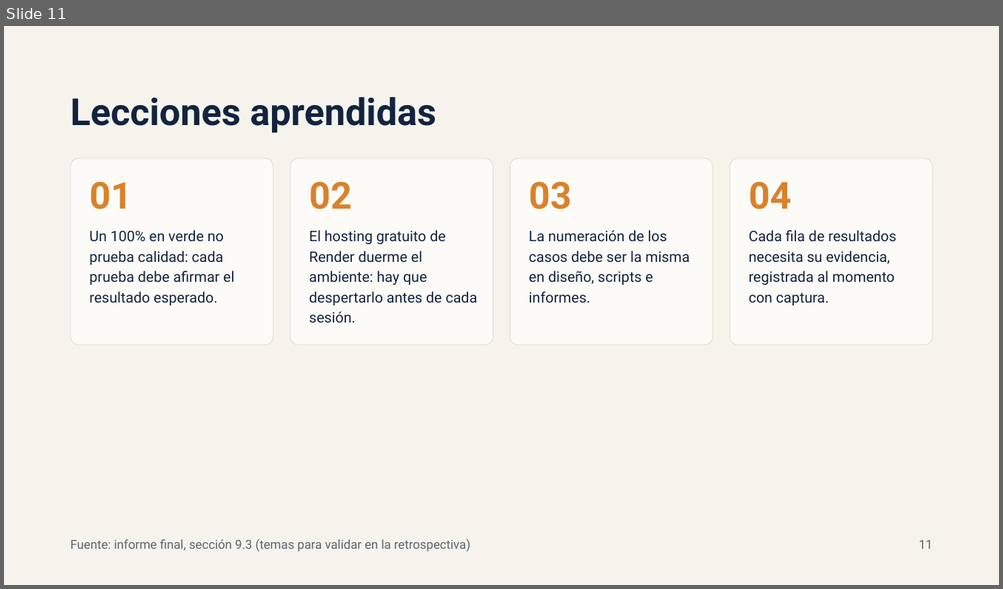
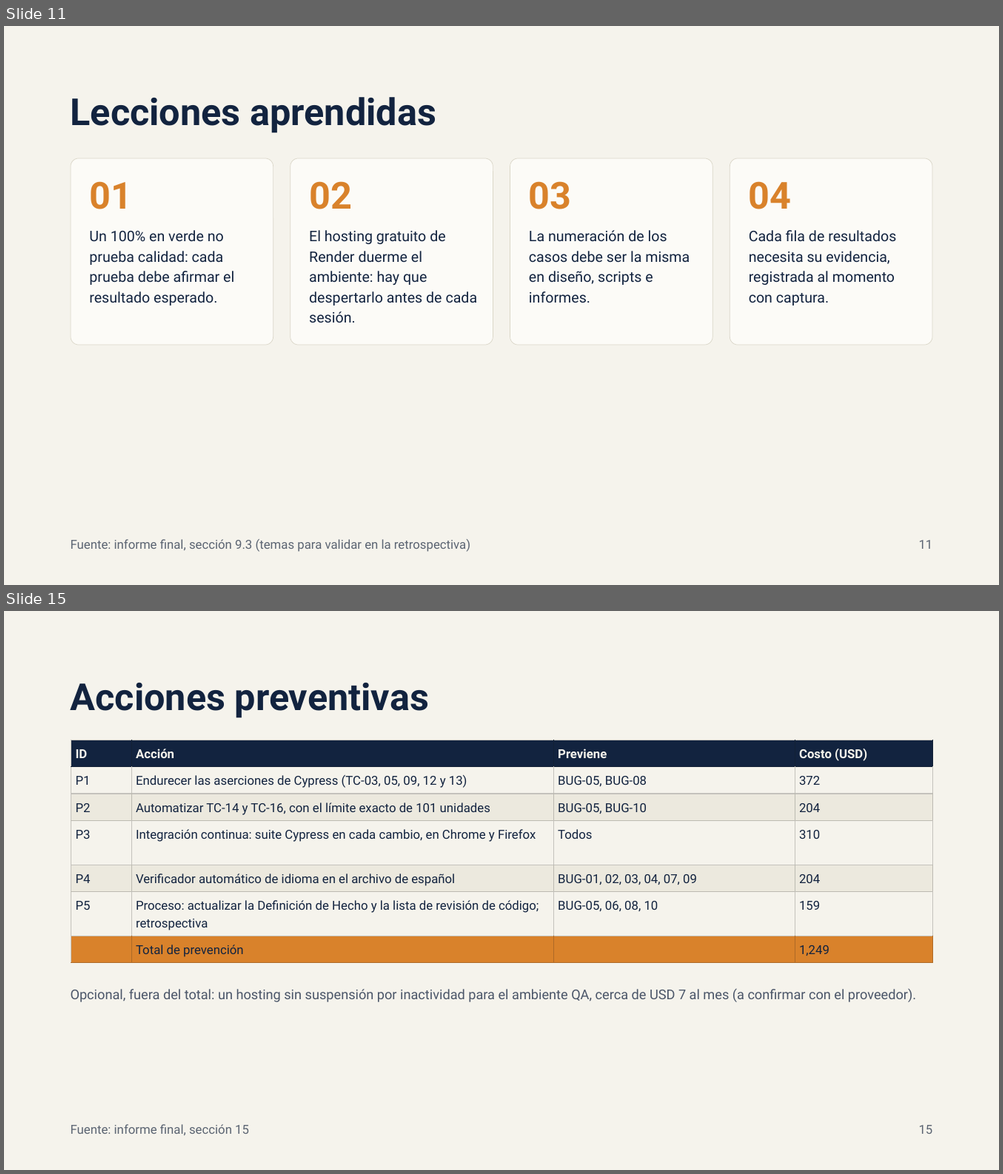
Before and after one commit to csc-neo/proyecto-final-qa, a slide deck: presentacion/QA FrontAccounting 2.4.20 — Resumen ejecutivo.pptx. Shown one above the other, each under a label of ours: slide 11 before the commit, slides 11 and 15 after it; the slides between them are not shown. The pictures are 1003x589 and 1003x1174 pixels, drawn with LibreOffice and Linux fonts; fonts in the diff are those of the drawing. Boxes give left, top, right and bottom in pixels: in the first picture for what was removed or moved away, otherwise in the second. Text is boxed around its words. In the diff, an @@ line names an element or a change of style, - is before the commit and + after.

```diff
--- a/presentacion/QA FrontAccounting 2.4.20 — Resumen ejecutivo.pptx
+++ b/presentacion/QA FrontAccounting 2.4.20 — Resumen ejecutivo.pptx
@@ slide 15 added at (x1=4, y1=611, x2=999, y2=1170), background #F5F3EC @@
@@ title added at (x1=71, y1=682, x2=429, y2=718), 36 pt, text #12233F, bold @@
+Acciones preventivas
@@ table added at (x1=71, y1=740, x2=933, y2=963), 7 rows, 4 columns @@
+ID | Acción | Previene | Costo (USD)
+P1 | Endurecer las aserciones de Cypress (TC-03, 05, 09, 12 y 13) | BUG-05, BUG-08 | 372
+P2 | Automatizar TC-14 y TC-16, con el límite exacto de 101 unidades | BUG-05, BUG-10 | 204
+P3 | Integración continua: suite Cypress en cada cambio, en Chrome y Firefox | Todos | 310
+P4 | Verificador automático de idioma en el archivo de español | BUG-01, 02, 03, 04, 07, 09 | 204
+P5 | Proceso: actualizar la Definición de Hecho y la lista de revisión de código; retrospectiva | BUG-05, 06, 08, 10 | 159
+ | Total de prevención |  | 1,249
@@ text added at (x1=71, y1=989, x2=916, y2=1002), 13 pt, text #4A5568 @@
+Opcional, fuera del total: un hosting sin suspensión por inactividad para el ambiente QA, cerca de USD 7 al mes (a confirmar con el proveedor).
@@ text added at (x1=71, y1=1125, x2=249, y2=1136), 12 pt, text #5B6472 @@
+Fuente: informe final, sección 15
@@ text added at (x1=919, y1=1125, x2=933, y2=1134), 12 pt, text #5B6472 @@
+15
```
Also in this commit, not shown: 1 slide changed, 8 other slides added.
